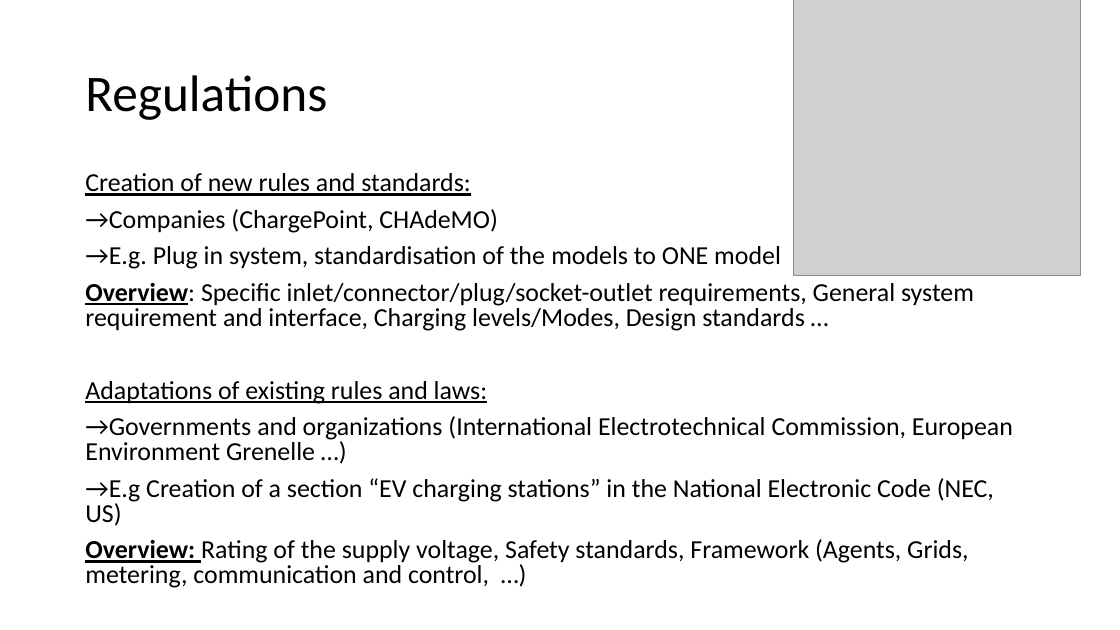
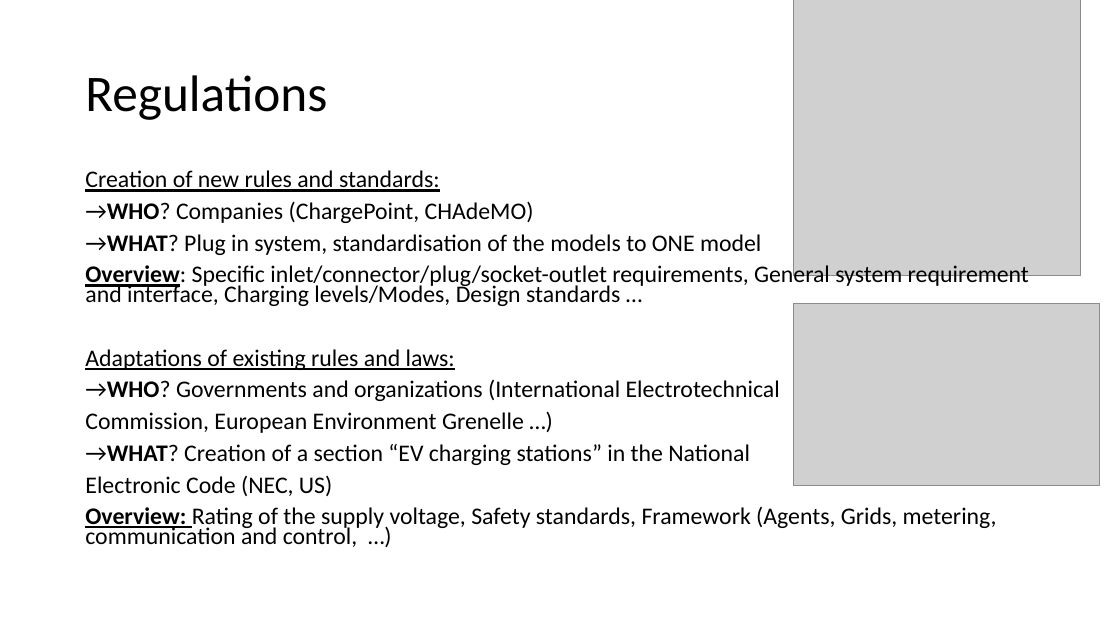
Before and after one commit to VincentHenric/GMS_group5, a slide deck: slide 4 of Class Presentations/2th-presentation/Presentation Vincent Bruno 15 04.pptx. Drawn at 1120x630 pixels with LibreOffice and Linux fonts; fonts in the diff are those of the drawing; grey boxes stand for pictures. Boxes give left, top, right and bottom in pixels: in the first picture for what was removed or moved away, otherwise in the second. Text is boxed around its words. In the diff, an @@ line names an element or a change of style, - is before the commit and + after.

Commit message:
some changes on B&V's ppt part

```diff
--- a/Class Presentations/2th-presentation/Presentation Vincent Bruno 15 04.pptx
+++ b/Class Presentations/2th-presentation/Presentation Vincent Bruno 15 04.pptx
@@ text at box(85, 170, 1029, 547): size 22.2 to 20.4 pt in "Creation of new rules and standards:", "Overview: Specific inlet/connector/plug/socket-outlet requir ...", "Adaptations of existing rules and laws:", "Overview: Rating of the supply voltage, Safety ..."; line spacing 0.8 to 0.7 @@
@@ text at box(85, 201, 761, 255): text changed; size 22.2 to 20.4 pt @@
-→Companies (ChargePoint, CHAdeMO)
-→E.g. Plug in system, standardisation of the models to ONE model
+→WHO? Companies (ChargePoint, CHAdeMO)
+→WHAT? Plug in system, standardisation of the models to ONE model
@@ picture added at box(793, 303, 1100, 486) @@
@@ text at box(85, 380, 780, 496): text changed; size 22.2 to 20.4 pt @@
-→Governments and organizations (International Electrotechnical Commission, European Environment Grenelle …)
-→E.g Creation of a section “EV charging stations” in the National Electronic Code (NEC, US)
+→WHO? Governments and organizations (International Electrotechnical
+Commission, European Environment Grenelle …)
+→WHAT? Creation of a section “EV charging stations” in the National
+Electronic Code (NEC, US)
```
